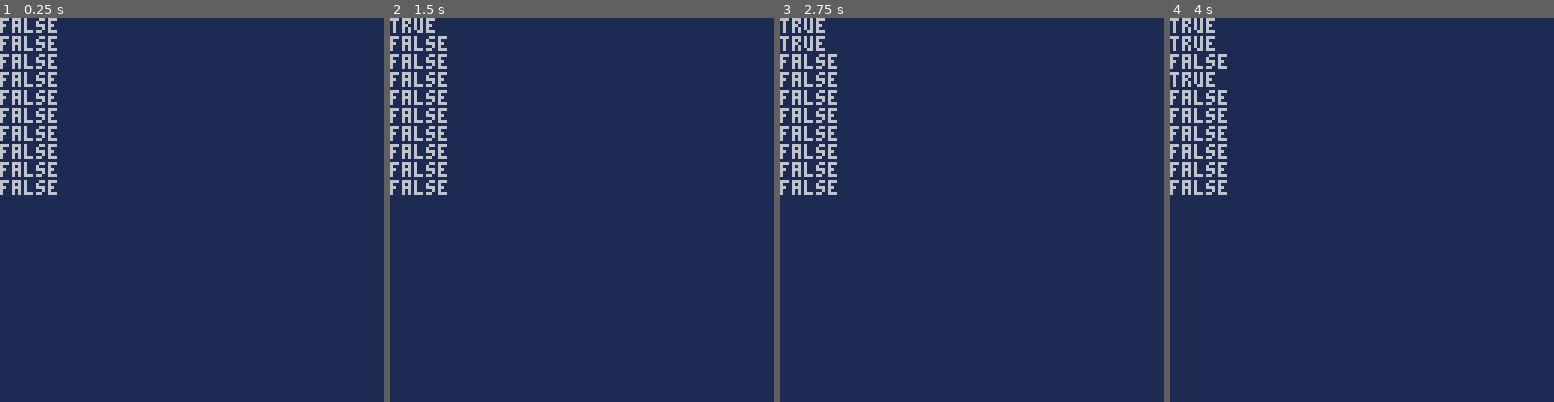
Above: before the commit, frames 1-4 (left to right).
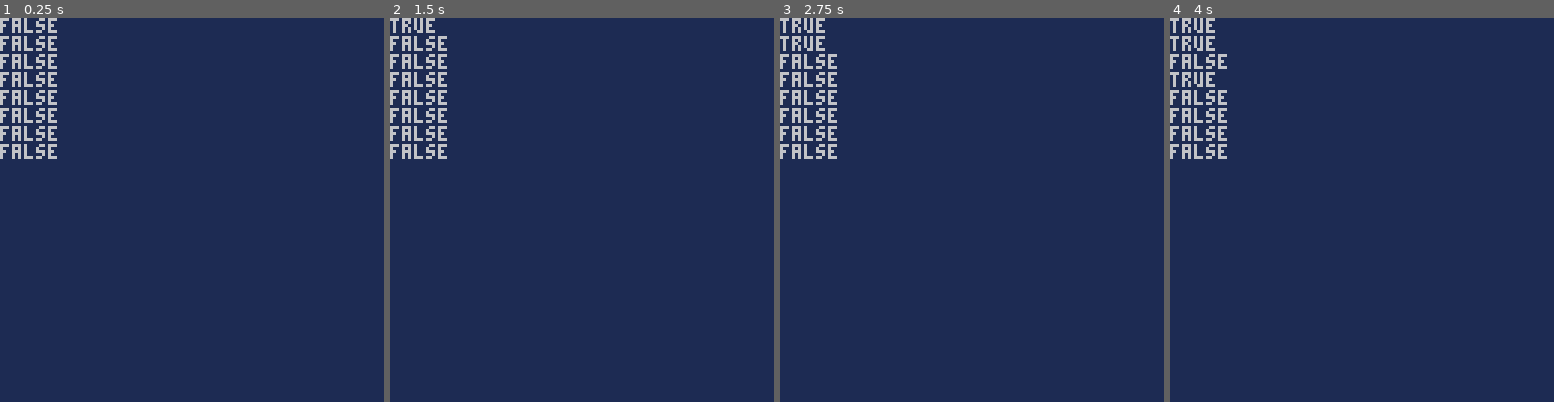
Above: after the commit, the same moments.

Repository: doooooooomiki/PICO8-basic-setup
Game: PICO-8 cartridge basicsetup.p8
Two runs of this game, one before a commit and one after it. Both use one fixed random seed, a clock stepped at 60 frames per second and the inputs below.
Inputs:
- Up to frame 1 (0.25 s): no input
- Up to frame 2 (1.5 s): tap X (X key) at 1.07 s
- Up to frame 3 (2.75 s): hold Left 1.97-2.37 s; tap X (X key) at 2.07, 2.4, 2.73 s
- Up to frame 4 (4 s): hold Right 2.87-3.53 s; tap X (X key) at 3.07, 3.4, 3.73 s

The runs differ from the first frame. In frame 1, 0.6% of the frame differs, in the area x 0-15%, y 37-47%; in frame 2, 0.6%; in frame 3, 0.6%; in frame 4, 0.6%.

Commit message:
refactored methods

Diff:
--- a/main.lua
+++ b/main.lua
@@ -1,21 +1,5 @@
 Spaceship = {}
 Spaceship.__index = Spaceship
-
--- init
-function Spaceship:init()
-  local player = Spaceship:new({})
-
-  for i = 1, 10 do
-    add(player.bullets, Bullet:new(0, 0))
-  end
-
-  return player
-end
-
--- new
-function Spaceship:new(o)
-  return setmetatable(o, self)
-end
 
 -- bullet pool
 Spaceship.bullets = {}
@@ -32,7 +16,26 @@
 Spaceship.friction = 0.1
 Spaceship.max_speed = 2.5
 
-function Spaceship:handle_movement()
+-- health
+Spaceship.max_health = 3
+
+-- new Spaceship
+function Spaceship:new(o)
+  return setmetatable(o, self)
+end
+
+-- init Spaceship
+function Spaceship:init()
+  local player = Spaceship:new({})
+
+  for i = 1, 8 do
+    add(player.bullets, Bullet:new(0, 0))
+  end
+
+  return player
+end
+
+function Spaceship:handle_input_left_right()
   local vx = self.vx
   local accel = self.accel
   local friction = self.friction
@@ -49,34 +52,60 @@
   self.vx = mid(-max_speed, vx, max_speed)
 end
 
--- health
-Spaceship.max_health = 3
+function Spaceship:prime_non_active_bullet()
+  for bullet in all(self.bullets) do
+    if not bullet.active then bullet:init(self) break end
+  end
+end
+
+function Spaceship:handle_input_x()
+  if btnp(5) then self:prime_non_active_bullet() end
+end
+
+function Spaceship:check_bounds()
+  if(self.x < -8) then
+    self.x = 127
+  elseif (self.x > 128) then
+    self.x = -7
+  else
+    self.x = self.x + self.vx
+  end
+end
+
+function Spaceship:update_bullets()
+  for bullet in all(self.bullets) do
+    if bullet.active then bullet:update() end
+  end
+end
 
 -- update
 function Spaceship:update()
-  self:handle_movement()
+  self:handle_input_left_right()
+  self:check_bounds()
+  self:handle_input_x()
+  self:update_bullets()
+end
 
-  if(self.x < -8) then self.x = 127
-  elseif (self.x > 128) then self.x = -7
-  else self.x = self.x + self.vx end
-
+function Spaceship:draw_bullets()
   for bullet in all(self.bullets) do
-    if bullet.active then bullet:update() end
+    if bullet.active then bullet:draw() end
   end
-
 end
 
 -- draw
 function Spaceship:draw()
   spr(001, self.x, self.y)
-  for bullet in all(self.bullets) do
-    if bullet.active then bullet:draw() end
-  end
+  self:draw_bullets()
 end
 
 
 Bullet = {}
 Bullet.__index = Bullet
+
+-- speed
+Bullet.vy = 0
+Bullet.max_speed = 4
+Bullet.accel = 0.4
 
 -- new
 function Bullet:new(x, y)
@@ -87,10 +116,12 @@
   return o
 end
 
--- speed
-Bullet.vy = 0
-Bullet.max_speed = 4
-Bullet.accel = 0.4
+-- init
+function Bullet:init(spaceship)
+  self.x = spaceship.x
+  self.y = spaceship.y
+  self.active = true
+end
 
 -- update
 function Bullet:update()
@@ -122,16 +153,6 @@
 function _update()
   cls(Screen.background)
   Player:update()
-  if btnp(5) then
-    for bullet in all(Player.bullets) do
-      if not bullet.active then
-        bullet.x = Player.x
-        bullet.y = Player.y
-        bullet.active = true
-        break
-      end
-    end
-  end
 end
 
 function _draw()
